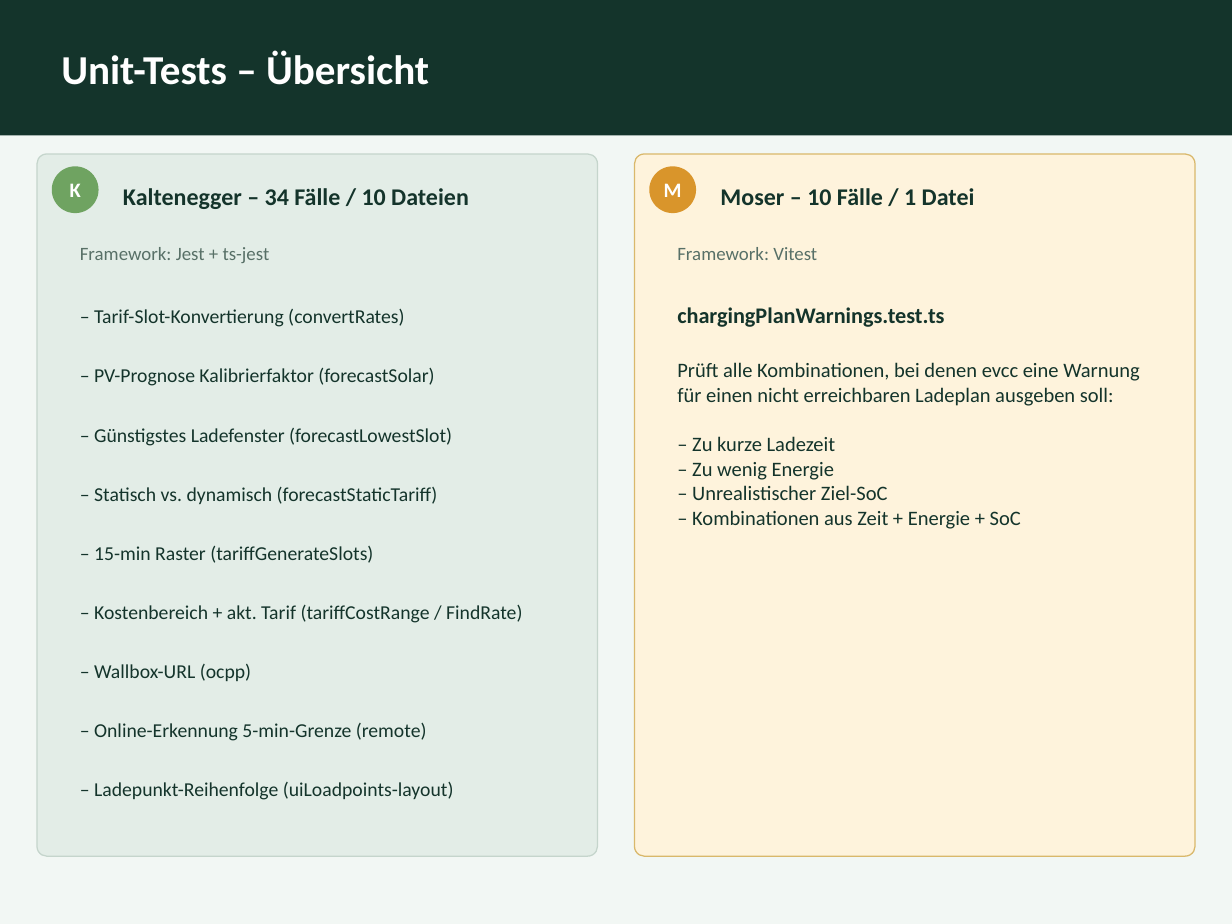
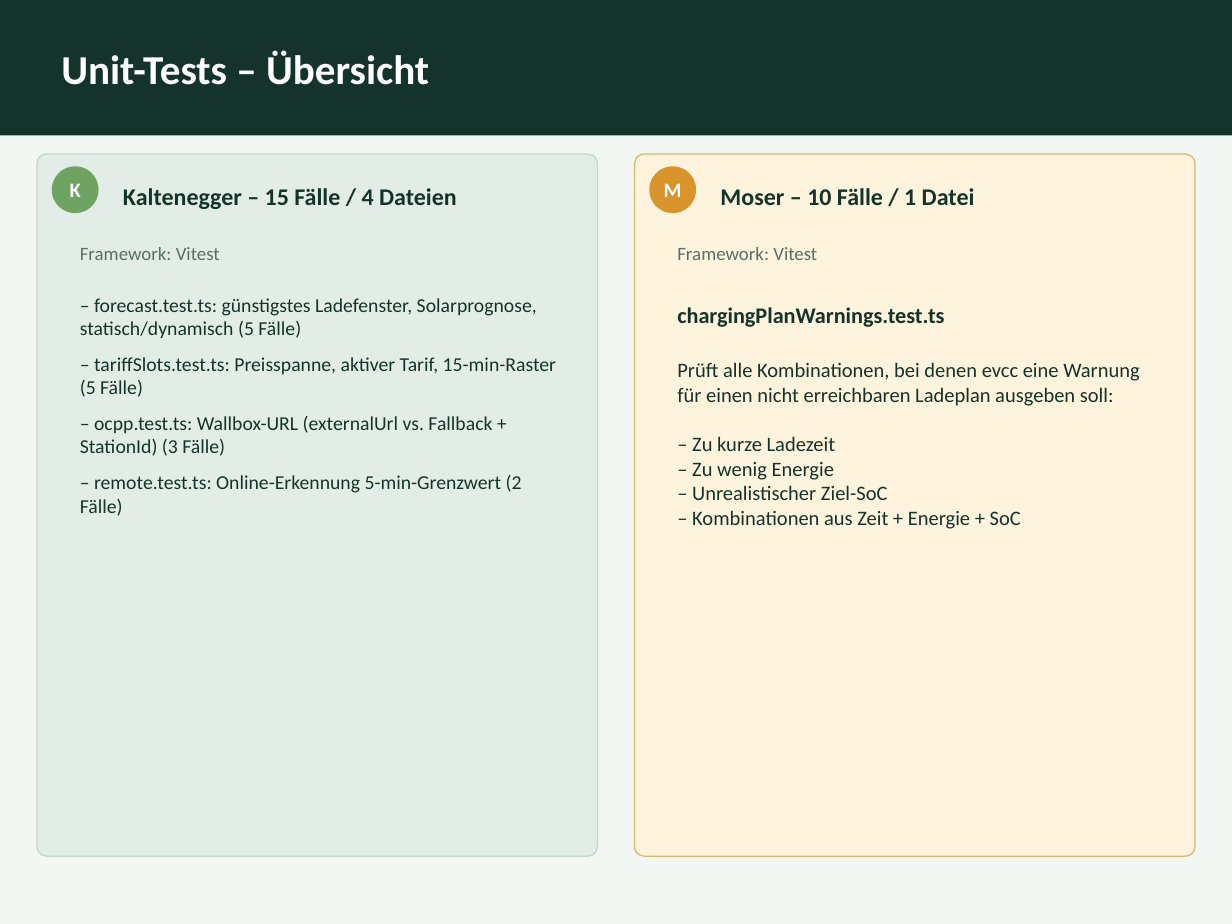
Before and after one commit to moserseb123/evcc, a slide deck: slide 4 of WAT4/kalt/PRESENTATION.pptx. Drawn at 1232x924 pixels with LibreOffice and Linux fonts; fonts in the diff are those of the drawing. Boxes give left, top, right and bottom in pixels: in the first picture for what was removed or moved away, otherwise in the second. Text is boxed around its words. In the diff, an @@ line names an element or a change of style, - is before the commit and + after.

```diff
--- a/WAT4/kalt/PRESENTATION.pptx
+++ b/WAT4/kalt/PRESENTATION.pptx
@@ text at [123,188,457,209]: text changed @@
-Kaltenegger – 34 Fälle / 10 Dateien
+Kaltenegger – 15 Fälle / 4 Dateien
@@ text at [80,247,220,260]: text changed @@
-Framework: Jest + ts-jest
+Framework: Vitest
@@ text at [80,298,537,338]: text changed @@
-– Tarif-Slot-Konvertierung (convertRates)
+– forecast.test.ts: günstigstes Ladefenster, Solarprognose, statisch/dynamisch (5 Fälle)
@@ text at [80,357,556,397]: text changed @@
-– PV-Prognose Kalibrierfaktor (forecastSolar)
+– tariffSlots.test.ts: Preisspanne, aktiver Tarif, 15-min-Raster (5 Fälle)
@@ text at [80,416,492,456]: text changed @@
-– Günstigstes Ladefenster (forecastLowestSlot)
+– ocpp.test.ts: Wallbox-URL (externalUrl vs. Fallback + StationId) (3 Fälle)
@@ text at [80,475,522,516]: text changed @@
-– Statisch vs. dynamisch (forecastStaticTariff)
+– remote.test.ts: Online-Erkennung 5-min-Grenzwert (2 Fälle)
@@ text removed at [94,546,373,563] @@
-– 15-min Raster (tariffGenerateSlots)
@@ text removed at [94,605,522,623] @@
-– Kostenbereich + akt. Tarif (tariffCostRange / FindRate)
@@ text removed at [94,664,251,681] @@
-– Wallbox-URL (ocpp)
@@ text removed at [94,723,427,741] @@
-– Online-Erkennung 5-min-Grenze (remote)
@@ text removed at [94,782,454,800] @@
-– Ladepunkt-Reihenfolge (uiLoadpoints-layout)
```
Also in this commit, not shown: 9 other slides changed, 21 other files.
